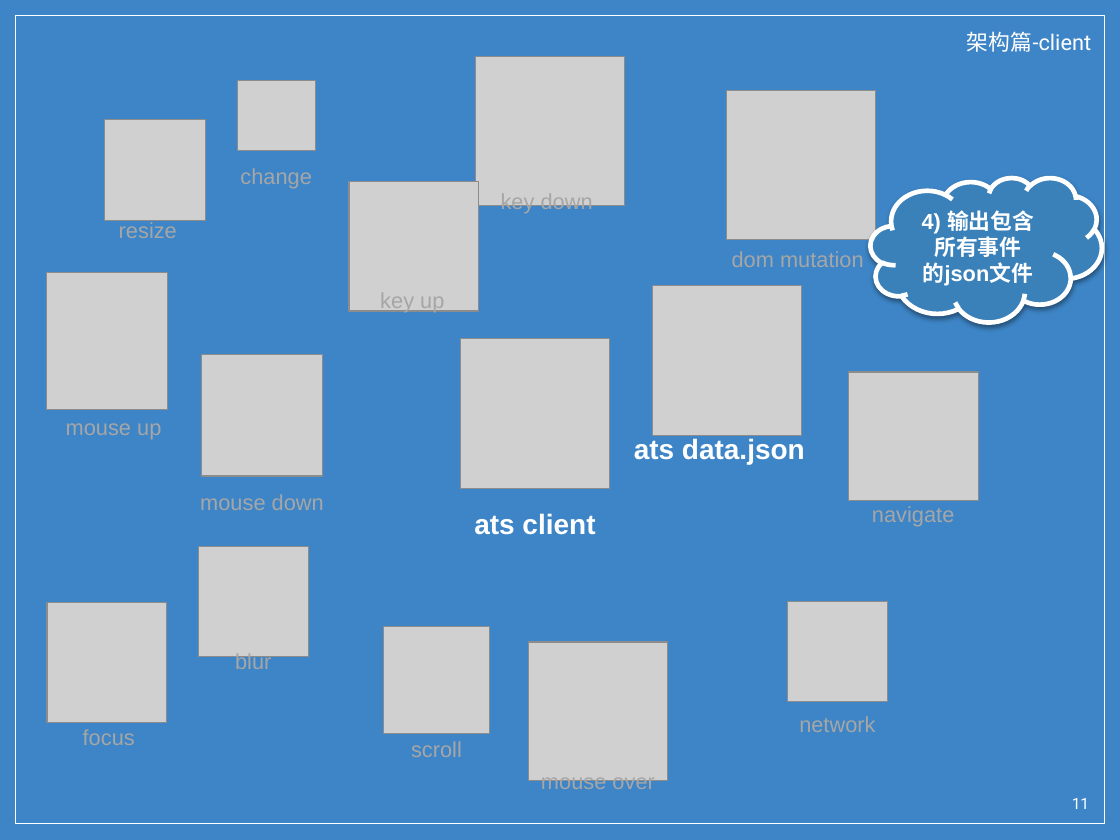
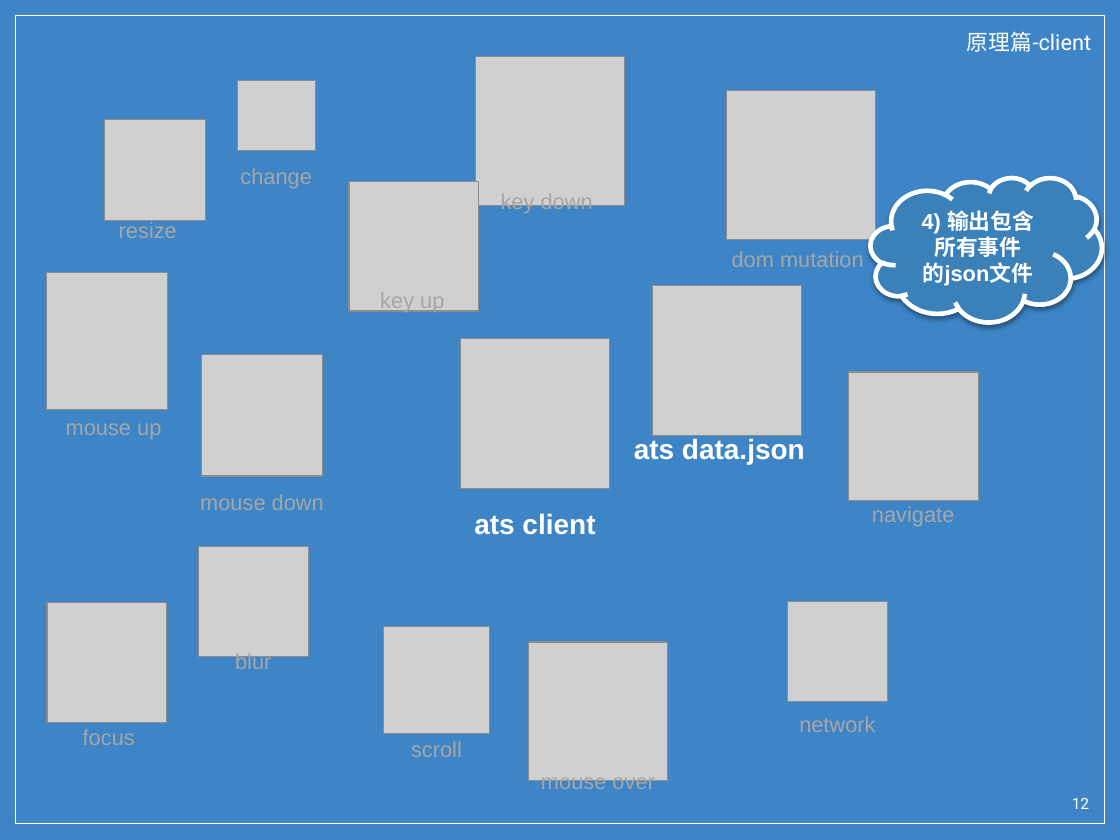
Before and after one commit to wu0792/ats_client, a slide deck: slide 12 of ext/share.pptx (slide 11 before the commit). Drawn at 1120x840 pixels with LibreOffice and Linux fonts; fonts in the diff are those of the drawing; grey boxes stand for pictures; background and template pictures are left out. Boxes give left, top, right and bottom in pixels: in the first picture for what was removed or moved away, otherwise in the second. Text is boxed around its words. In the diff, an @@ line names an element or a change of style, - is before the commit and + after.

```diff
--- a/ext/share.pptx
+++ b/ext/share.pptx
@@ text at (967,31,1091,52): text changed @@
-架构篇-client
+原理篇-client
@@ page number at (1072,798,1089,809): text changed @@
-11
+12
```
Also in this commit, not shown: 9 other slides changed, 30 slides removed.
